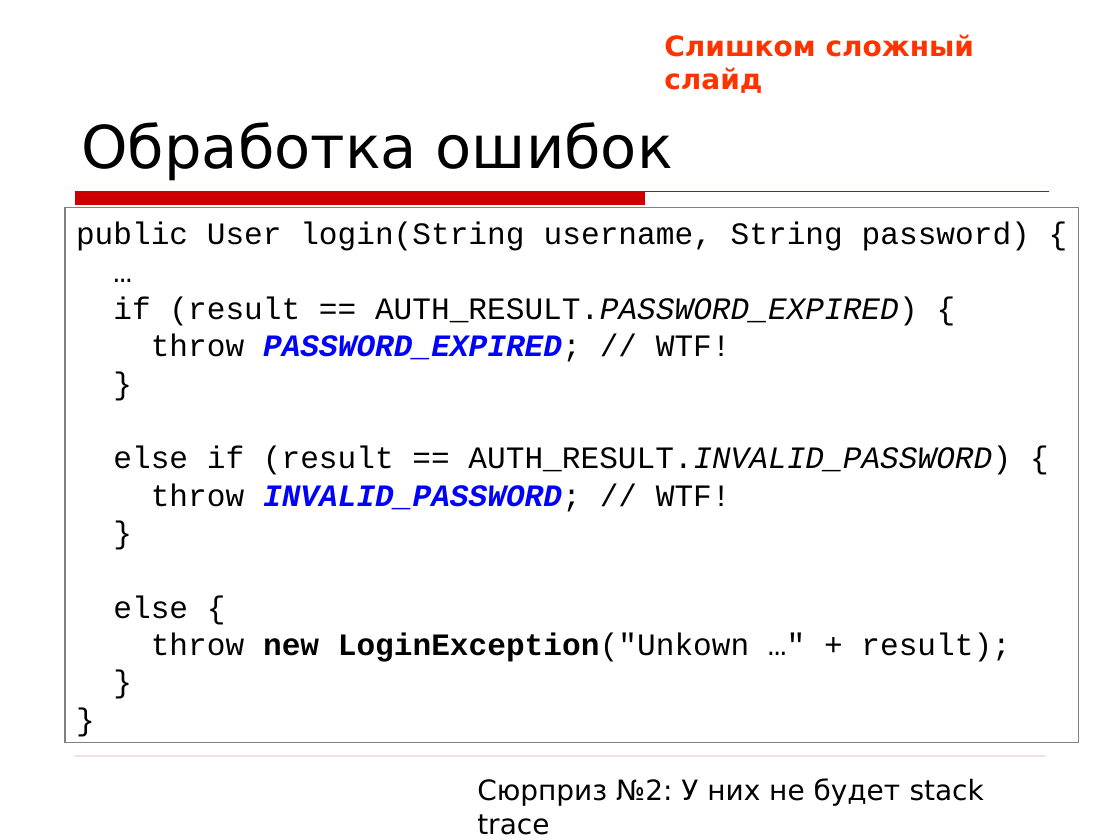
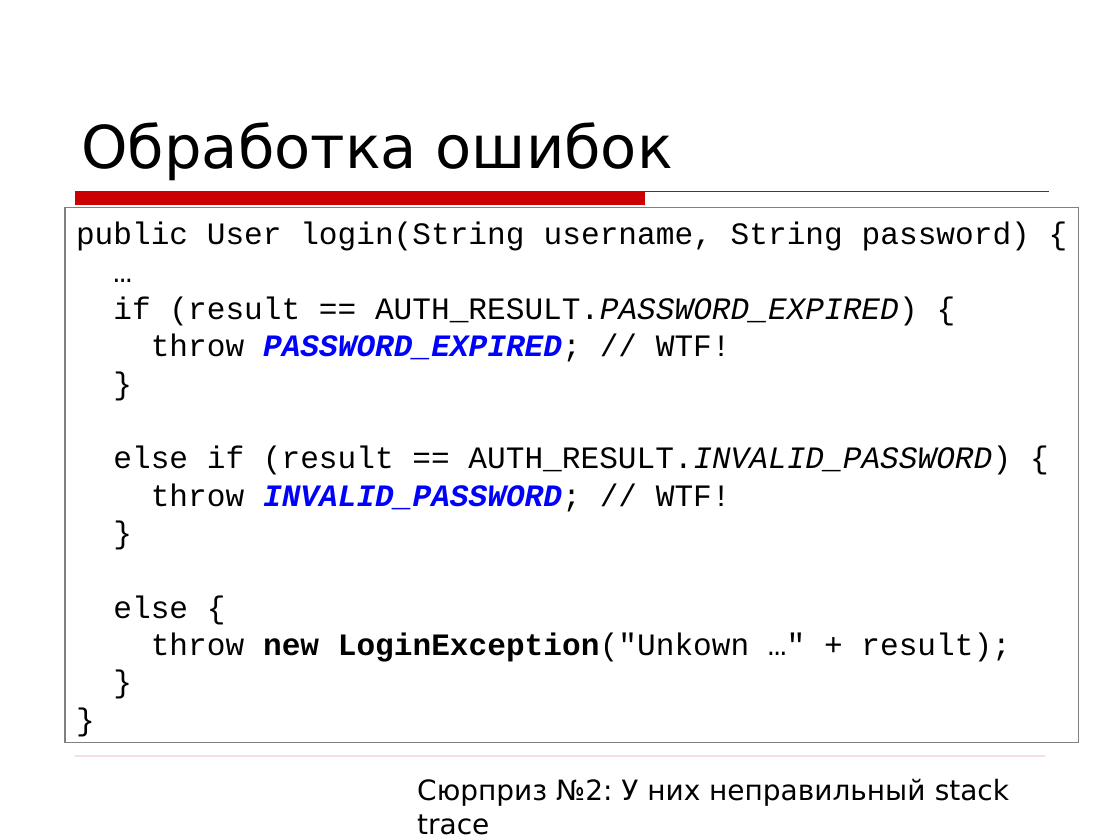
Before and after one commit to asolntsev/presentations, a slide deck: slide 27 of wtf-code/WTF_code.jug-lv.ru.ppt (slide 55 before the commit). Drawn at 1120x840 pixels with LibreOffice and Linux fonts; fonts in the diff are those of the drawing; background and template pictures are left out. Boxes give left, top, right and bottom in pixels: in the first picture for what was removed or moved away, otherwise in the second. Text is boxed around its words. In the diff, an @@ line names an element or a change of style, - is before the commit and + after.

```diff
--- a/wtf-code/WTF_code.jug-lv.ru.ppt
+++ b/wtf-code/WTF_code.jug-lv.ru.ppt
@@ text removed at <box>664,34,974,93</box> @@
-Слишком сложный слайд
@@ text at <box>417,778,1009,835</box>: text changed @@
-Сюрприз №2: У них не будет stack trace
+Сюрприз №2: У них неправильный stack trace
```
Also in this commit, not shown: 10 other slides changed, 26 slides removed, 1 other file.
